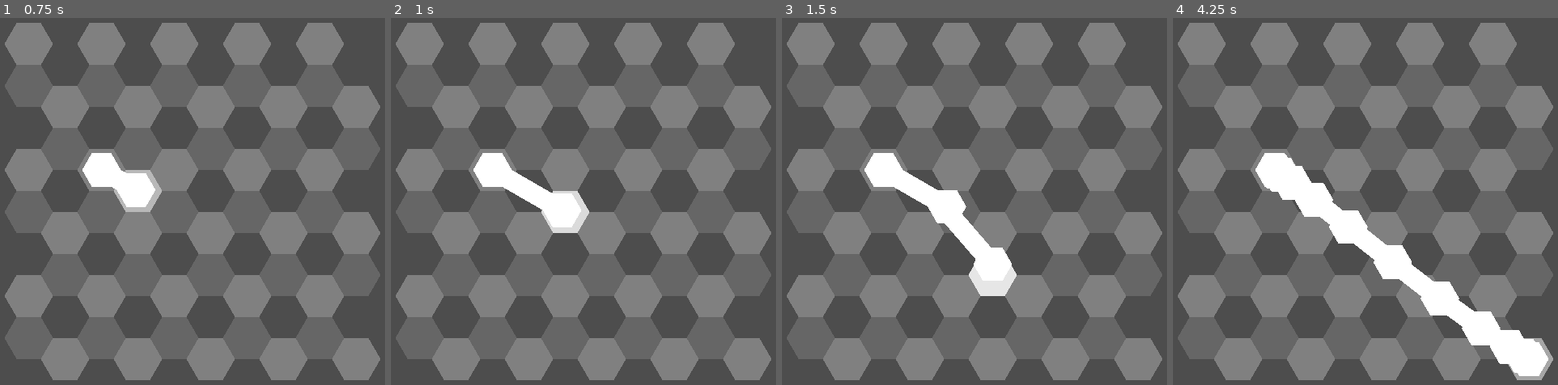
Above: before the commit, frames 1-4 (left to right).
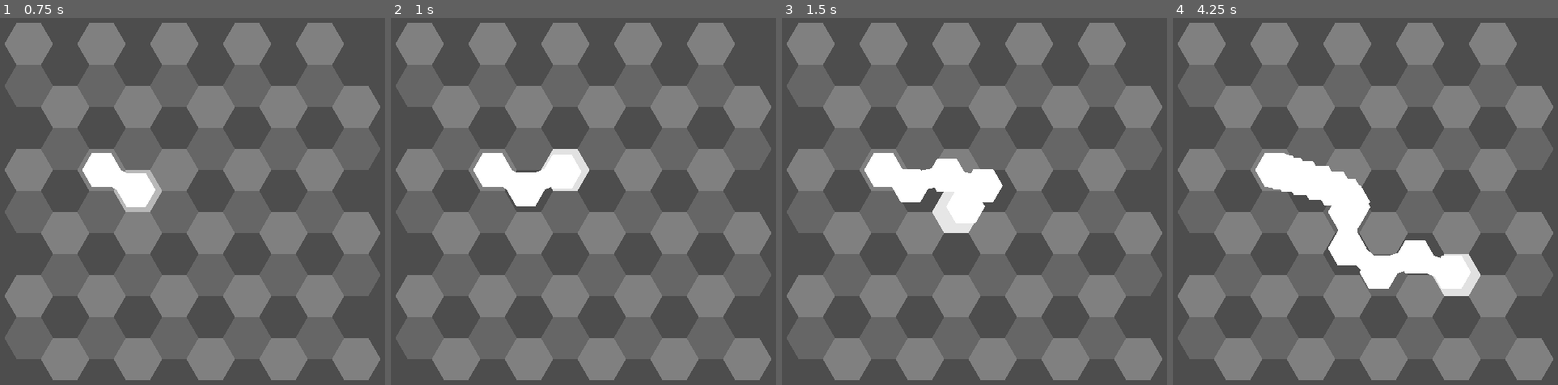
Above: after the commit, the same moments.

Repository: redpebble/sneksagon
Game: Godot game, scene res://scenes/map.tscn
The game is run twice, just before and just after one commit, with the same random seed, the same clock (stepped at 60 frames per second) and the same inputs.
Inputs (mouse positions are in pixels of both pictures, inside the frame that each line leads up to):
- Up to frame 1 (0.75 s): move the mouse to (300, 175) at 0.52 s; press the mouse at (300, 175) at 0.53 s
- Up to frame 2 (1 s): no input
- Up to frame 3 (1.5 s): move the mouse to (878, 227) at 1.27 s; release the mouse at (878, 227) at 1.28 s; click (878, 227) at 1.35 s
- Up to frame 4 (4.25 s): move the mouse to (1415, 95) at 2.02 s; press the mouse at (1415, 95) at 2.03 s; move the mouse to (1342, 296) at 2.77 s; release the mouse at (1342, 296) at 2.78 s; click (1342, 296) at 2.85 s; move the mouse to (1511, 274) at 3.52 s; press the mouse at (1511, 274) at 3.53 s

Frame 1 is identical in both runs. In frame 2, 2.6% of the frame differs, in the area x 30-52%, y 35-59%; in frame 3, 4.3%; in frame 4, 8.1%, in the area x 24-99%, y 37-99%.

Commit message:
couple of fixes

Diff:
--- a/scenes/snake.gd
+++ b/scenes/snake.gd
@@ -29,7 +29,7 @@
 func get_move_position() -> Vector2:
 	return map.get_move_position(head, round_hexagonal(get_input_vector()))
 func get_input_vector() -> Vector2:
-	var mouse_input_vector := global_position.direction_to(get_global_mouse_position())
+	var mouse_input_vector := head.global_position.direction_to(get_global_mouse_position())
 	return mouse_input_vector
 
 func move(duration := 0.25) -> void:
--- a/scenes/snake_hex.gd
+++ b/scenes/snake_hex.gd
@@ -14,5 +14,5 @@
 # overrides ObjectHex.move()
 func move(pos : Vector2, duration := 0.25) -> Tween:
 	if next_segment:
-		next_segment.move(last_position, duration)
+		next_segment.move(global_position, duration)
 	return super.move(pos, duration)
